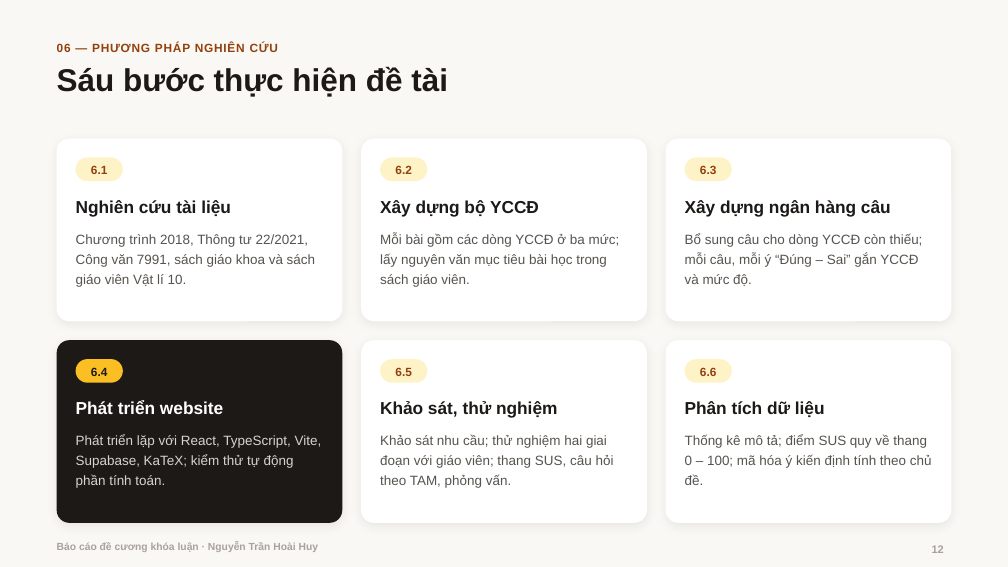
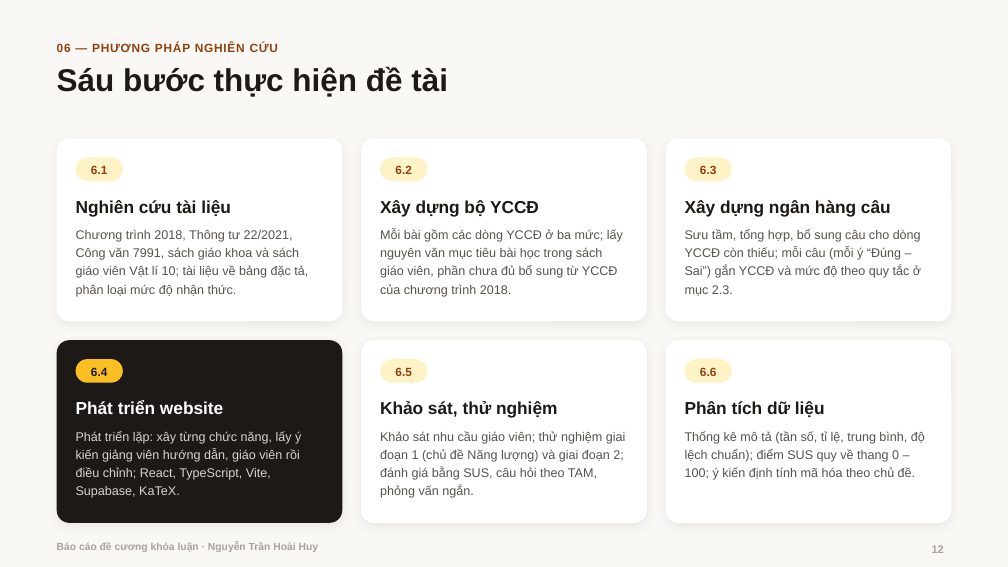
Before and after one commit to hoaihuy2609/kltn, a slide deck: slide 12 of tai-ve/Bao_cao_de_cuong.pptx. Drawn at 1008x567 pixels with LibreOffice and Linux fonts; fonts in the diff are those of the drawing; background and template pictures are left out. Boxes give left, top, right and bottom in pixels: in the first picture for what was removed or moved away, otherwise in the second. Text is boxed around its words. In the diff, an @@ line names an element or a change of style, - is before the commit and + after.

```diff
--- a/tai-ve/Bao_cao_de_cuong.pptx
+++ b/tai-ve/Bao_cao_de_cuong.pptx
@@ text at [76, 230, 308, 297]: text changed; size 12.8 to 12 pt @@
-Chương trình 2018, Thông tư 22/2021, Công văn 7991, sách giáo khoa và sách giáo viên Vật lí 10.
+Chương trình 2018, Thông tư 22/2021, Công văn 7991, sách giáo khoa và sách giáo viên Vật lí 10; tài liệu về bảng đặc tả, phân loại mức độ nhận thức.
@@ text at [380, 229, 623, 297]: text changed; size 12.8 to 12 pt @@
-Mỗi bài gồm các dòng YCCĐ ở ba mức; lấy nguyên văn mục tiêu bài học trong sách giáo viên.
+Mỗi bài gồm các dòng YCCĐ ở ba mức; lấy nguyên văn mục tiêu bài học trong sách giáo viên, phần chưa đủ bổ sung từ YCCĐ của chương trình 2018.
@@ text at [685, 229, 921, 296]: text changed; size 12.8 to 12 pt @@
-Bổ sung câu cho dòng YCCĐ còn thiếu; mỗi câu, mỗi ý “Đúng – Sai” gắn YCCĐ và mức độ.
+Sưu tầm, tổng hợp, bổ sung câu cho dòng YCCĐ còn thiếu; mỗi câu (mỗi ý “Đúng – Sai”) gắn YCCĐ và mức độ theo quy tắc ở mục 2.3.
@@ text at [76, 431, 301, 498]: text changed; size 12.8 to 12 pt @@
-Phát triển lặp với React, TypeScript, Vite, Supabase, KaTeX; kiểm thử tự động phần tính toán.
+Phát triển lặp: xây từng chức năng, lấy ý kiến giảng viên hướng dẫn, giáo viên rồi điều chỉnh; React, TypeScript, Vite, Supabase, KaTeX.
@@ text at [380, 431, 626, 498]: text changed; size 12.8 to 12 pt @@
-Khảo sát nhu cầu; thử nghiệm hai giai đoạn với giáo viên; thang SUS, câu hỏi theo TAM, phỏng vấn.
+Khảo sát nhu cầu giáo viên; thử nghiệm giai đoạn 1 (chủ đề Năng lượng) và giai đoạn 2; đánh giá bằng SUS, câu hỏi theo TAM, phỏng vấn ngắn.
@@ text at [685, 431, 925, 480]: text changed; size 12.8 to 12 pt @@
-Thống kê mô tả; điểm SUS quy về thang 0 – 100; mã hóa ý kiến định tính theo chủ đề.
+Thống kê mô tả (tần số, tỉ lệ, trung bình, độ lệch chuẩn); điểm SUS quy về thang 0 – 100; ý kiến định tính mã hóa theo chủ đề.
```
Also in this commit, not shown: 1 other slide changed, 10 other files.
